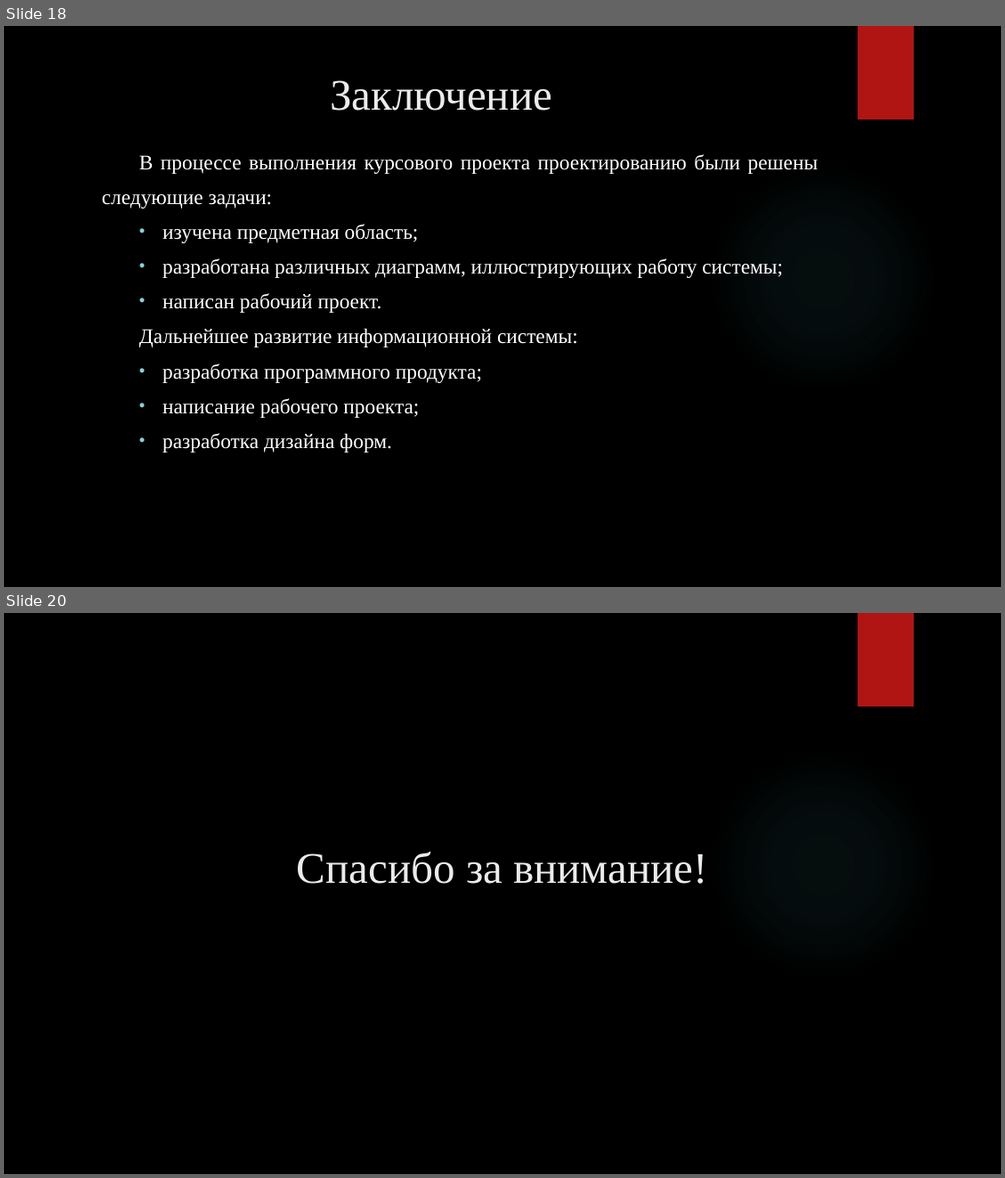
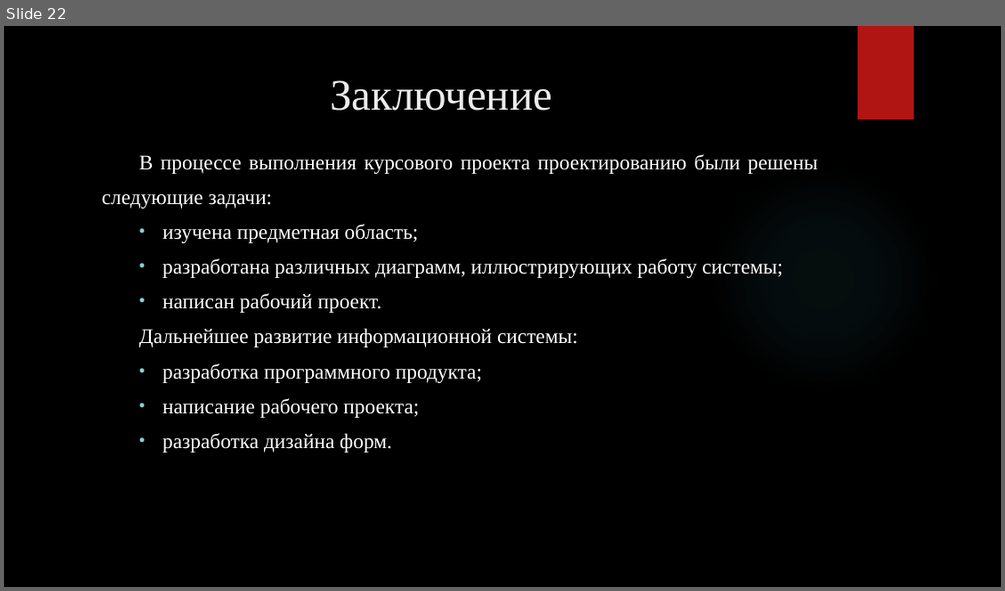
Before and after one commit to RAdKuzur/ASTU, a slide deck: Дипломная работа/Презентация Курсовая.pptx. Shown one above the other, each under a label of ours: slides 18 and 20 before the commit, slide 22 after it; the slides between them are not shown. The pictures are 1005x1178 and 1005x591 pixels, drawn with LibreOffice and Linux fonts; fonts in the diff are those of the drawing; background and template pictures are left out. Boxes give left, top, right and bottom in pixels: in the first picture for what was removed or moved away, otherwise in the second. Text is boxed around its words. In the diff, an @@ line names an element or a change of style, - is before the commit and + after.

```diff
--- a/Дипломная работа/Презентация Курсовая.pptx
+++ b/Дипломная работа/Презентация Курсовая.pptx
@@ slide 20 removed at [4, 613, 1001, 1174], background picture (left out); not listed: 2 template elements that a slide beside it also shows @@
@@ title removed at [297, 852, 707, 884] @@
-Спасибо за внимание!
@@ what was slide 18 is now slide 22 @@
```
Also in this commit, not shown: 11 slides changed, 5 slides added, 2 other slides removed, 1 other file.
